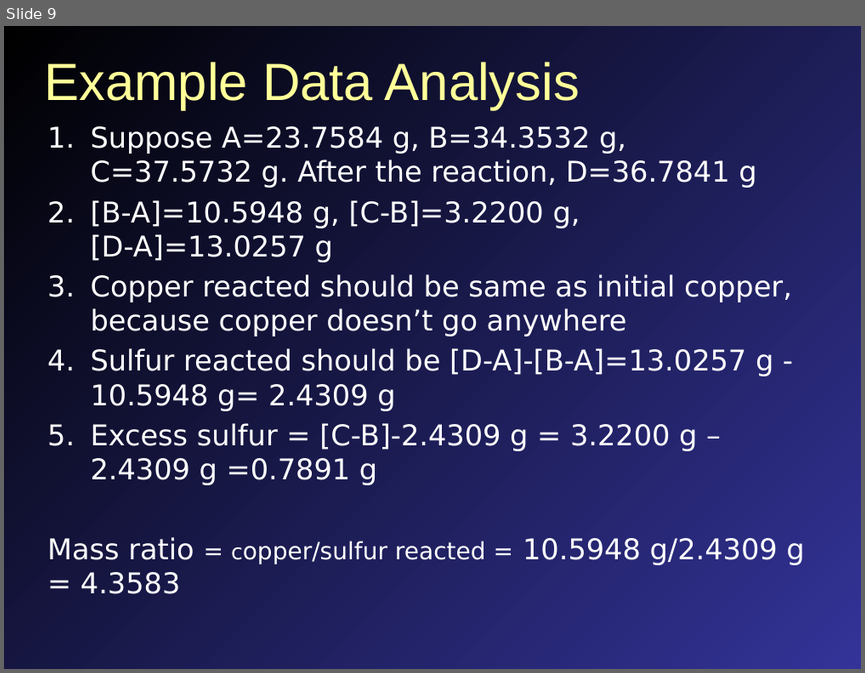
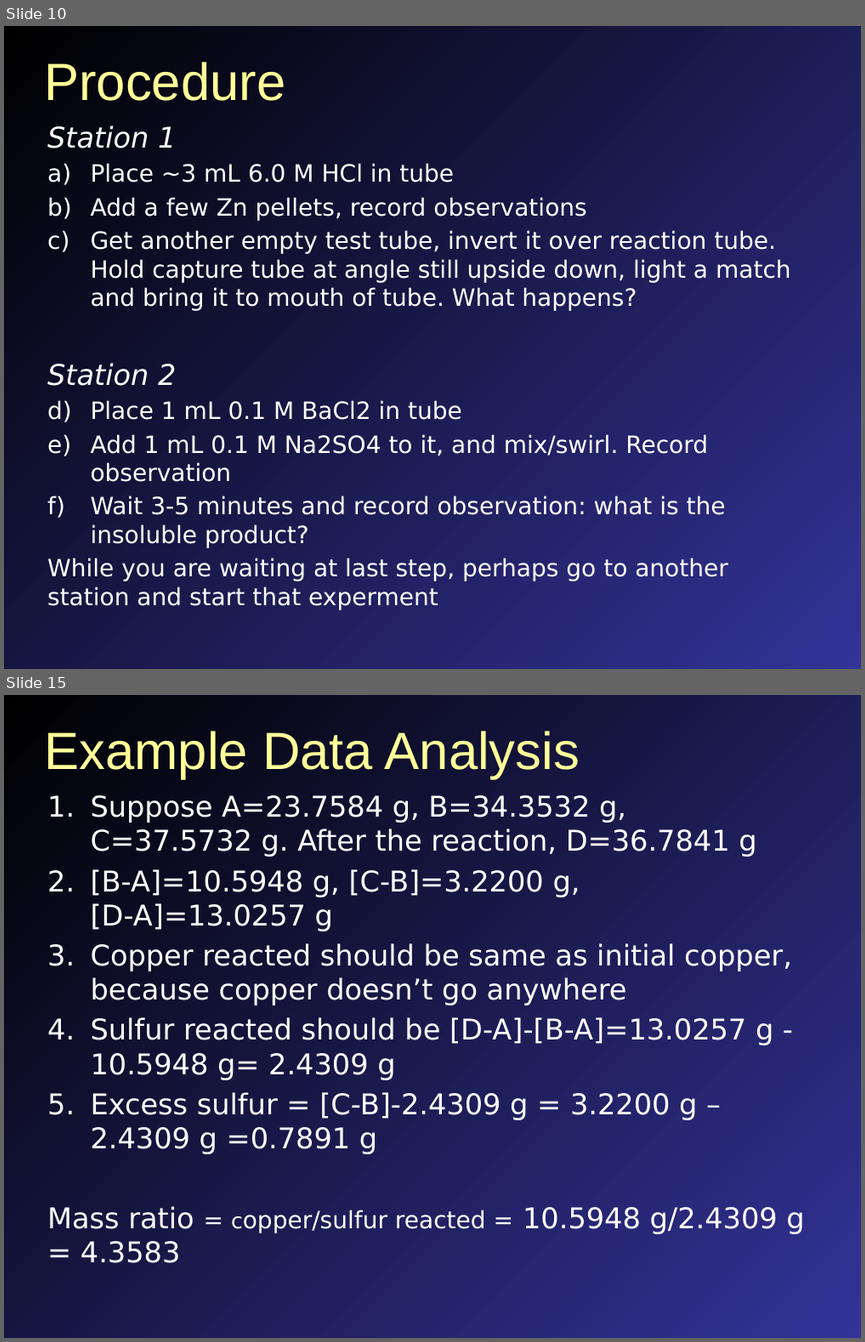
Before and after one commit to mavigozler/mavigozler.github.io, a slide deck: Teaching/Chemistry/Labs/FCC Chem 3A Expt 10a Types of Reactions.pptx. Shown one above the other, each under a label of ours: slide 9 before the commit, slides 10 and 15 after it; the slides between them are not shown. The pictures are 865x673 and 865x1342 pixels, drawn with LibreOffice and Linux fonts; fonts in the diff are those of the drawing. Boxes give left, top, right and bottom in pixels: in the first picture for what was removed or moved away, otherwise in the second. Text is boxed around its words. In the diff, an @@ line names an element or a change of style, - is before the commit and + after.

```diff
--- a/Teaching/Chemistry/Labs/FCC Chem 3A Expt 10a Types of Reactions.pptx
+++ b/Teaching/Chemistry/Labs/FCC Chem 3A Expt 10a Types of Reactions.pptx
@@ slide 10 added at bbox=[4, 26, 861, 669], background gradient #000000 to #333399 @@
@@ title added at bbox=[44, 62, 285, 101], 44 pt, text #FFFF99 @@
+Procedure
@@ text added at bbox=[47, 125, 791, 610], 20 pt, text #FFFFFF @@
+Station 1
+a) Place ~3 mL 6.0 M HCl in tube
+b) Add a few Zn pellets, record observations
+c) Get another empty test tube, invert it over reaction tube. Hold capture tube at angle still upside down, light a match and bring it to mouth of tube. What happens?
+Station 2
+a) Place 1 mL 0.1 M BaCl2 in tube
+b) Add 1 mL 0.1 M Na2SO4 to it, and mix/swirl. Record observation
+c) Wait 3-5 minutes and record observation: what is the insoluble product?
+While you are waiting at last step, perhaps go to another station and start that experment
@@ what was slide 9 is now slide 15 @@
```
Also in this commit, not shown: 4 slides changed, 7 other slides added, 2 slides removed, 42 other files.
